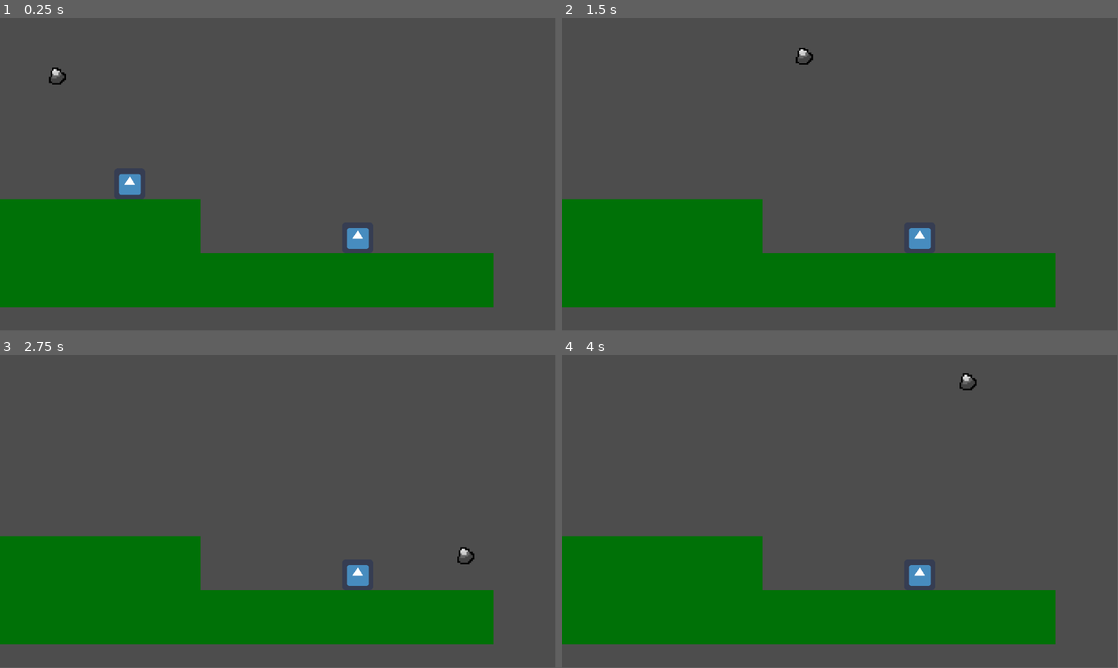
Above: before the commit, frames 1-4 (two rows, left to right).
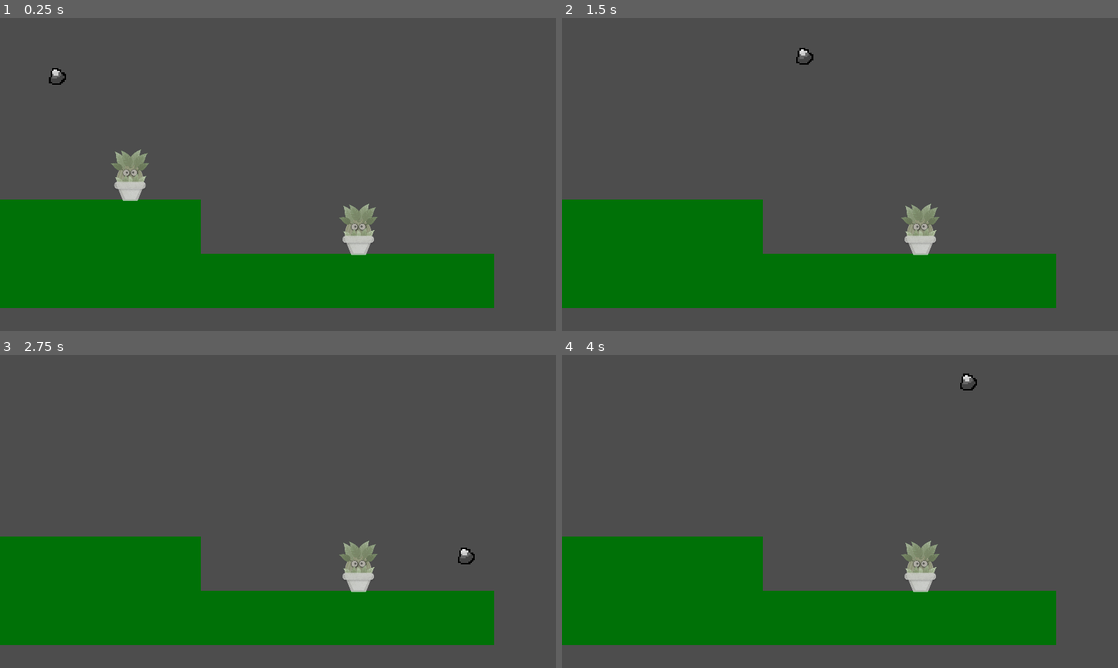
Above: after the commit, the same moments.

Repository: TheNerm/Winter_Game_Jam_23
Game: Godot game, scene res://DemoScene.tscn
Two runs of this game, one before a commit and one after it. Both use one fixed random seed, a clock stepped at 60 frames per second and the inputs below. The engine's default icon, where the game draws it, is replaced by a stand-in: a white triangle on a blue panel in a dark square.
Inputs:
- Up to frame 1 (0.25 s): no input
- Up to frame 2 (1.5 s): no input
- Up to frame 3 (2.75 s): no input
- Up to frame 4 (4 s): tap Enter at 2.75 s
The window is 799x449 before the commit and 800x450 after it. Grey fills any space a smaller window leaves; there, only what the larger window draws over its background counts as a difference.

The runs differ from the first frame. In frame 1, 1.9% of the frame differs, in the area x 0-89%, y 15-93%; in frame 2, 1.2%; in frame 3, 1.2%; in frame 4, 1.2%.

Commit message:
Trixi is here

Diff:
--- a/DemoScene.tscn
+++ b/DemoScene.tscn
@@ -6,7 +6,8 @@
 [ext_resource type="AudioStream" uid="uid://b6n3x0l2x32gi" path="res://shield-parry-smb.mp3" id="4_31jlg"]
 [ext_resource type="Script" path="res://stone.gd" id="4_eo6xm"]
 [ext_resource type="AudioStream" uid="uid://cgalw2jafehtt" path="res://parry_4.wav" id="5_3dopf"]
-[ext_resource type="Texture2D" uid="uid://bhpuvpj4lcaix" path="res://stone.png" id="5_gqejg"]
+[ext_resource type="Texture2D" uid="uid://bhpuvpj4lcaix" path="res://Art/stone.png" id="5_gqejg"]
+[ext_resource type="PackedScene" uid="uid://di4giu3jd6hn8" path="res://trixi.tscn" id="6_vchgi"]
 
 [sub_resource type="RectangleShape2D" id="1"]
 size = Vector2(1024, 112)
@@ -88,7 +89,12 @@
 input_jump = "P2jump"
 input_parry = "P2parry"
 
+[node name="Trixi" parent="player2" instance=ExtResource("6_vchgi")]
+position = Vector2(-111, -70)
+scale = Vector2(0.475, 0.475)
+
 [node name="icon" type="Sprite2D" parent="player2"]
+visible = false
 texture = ExtResource("2")
 
 [node name="CollisionShape2D" type="CollisionShape2D" parent="player2"]
@@ -132,7 +138,12 @@
 input_parry = "P1parry"
 
 [node name="icon" type="Sprite2D" parent="player1"]
+visible = false
 texture = ExtResource("2")
+
+[node name="Trixi" parent="player1" instance=ExtResource("6_vchgi")]
+position = Vector2(-111, -70)
+scale = Vector2(0.475, 0.475)
 
 [node name="CollisionShape2D" type="CollisionShape2D" parent="player1"]
 shape = SubResource("4")
--- a/level_1.tscn
+++ b/level_1.tscn
@@ -7,6 +7,9 @@
 [ext_resource type="Texture2D" uid="uid://diwgbinwqc30f" path="res://Art/ForegroundR.png" id="4_1ixrh"]
 [ext_resource type="Texture2D" uid="uid://bt58d4bnpesbc" path="res://Art/CoconutTree2.png" id="4_5ak7p"]
 [ext_resource type="Texture2D" uid="uid://b1csxsd54o7hy" path="res://Art/rays.png" id="7_4c2e7"]
+[ext_resource type="PackedScene" uid="uid://dy62mlujliu06" path="res://platform.tscn" id="8_0x4y7"]
+
+[sub_resource type="CanvasTexture" id="CanvasTexture_4hnob"]
 
 [node name="Level1" type="Node2D"]
 
@@ -56,3 +59,33 @@
 position = Vector2(684.625, 397.875)
 scale = Vector2(0.63857, 0.512783)
 texture = ExtResource("7_4c2e7")
+
+[node name="Sprite2D" type="Sprite2D" parent="."]
+modulate = Color(0.317647, 0.419608, 0.466667, 0.180392)
+position = Vector2(571.5, 342.5)
+scale = Vector2(1215, 755)
+texture = SubResource("CanvasTexture_4hnob")
+
+[node name="Platform" parent="." instance=ExtResource("8_0x4y7")]
+position = Vector2(839, 371)
+
+[node name="Platform2" parent="." instance=ExtResource("8_0x4y7")]
+position = Vector2(463, 381)
+
+[node name="Platform3" parent="." instance=ExtResource("8_0x4y7")]
+position = Vector2(130, 291)
+
+[node name="Platform4" parent="." instance=ExtResource("8_0x4y7")]
+position = Vector2(558, 196)
+
+[node name="Platform5" parent="." instance=ExtResource("8_0x4y7")]
+position = Vector2(289, 156)
+
+[node name="Platform6" parent="." instance=ExtResource("8_0x4y7")]
+position = Vector2(690, 471)
+
+[node name="Platform7" parent="." instance=ExtResource("8_0x4y7")]
+position = Vector2(246, 453)
+
+[node name="Platform8" parent="." instance=ExtResource("8_0x4y7")]
+position = Vector2(786, 151)
--- a/platform.tscn
+++ b/platform.tscn
@@ -9,6 +9,7 @@
 size = Vector2(336, 75)
 
 [node name="Platform" type="StaticBody2D"]
+scale = Vector2(0.35, 0.35)
 script = ExtResource("1_0nutd")
 
 [node name="CollisionShape2D" type="CollisionShape2D" parent="."]
@@ -20,9 +21,11 @@
 texture = ExtResource("2_vpn82")
 
 [node name="PlatformCracked1" type="Sprite2D" parent="."]
+visible = false
 position = Vector2(246, 80)
 texture = ExtResource("3_sppj6")
 
 [node name="PlatformCracked2" type="Sprite2D" parent="."]
+visible = false
 position = Vector2(243, 90)
 texture = ExtResource("4_ox5mg")
--- a/project.godot
+++ b/project.godot
@@ -14,6 +14,10 @@
 run/main_scene="res://DemoScene.tscn"
 config/features=PackedStringArray("4.2", "GL Compatibility")
 config/icon="res://icon.svg"
+
+[display]
+
+window/stretch/mode="canvas_items"
 
 [input]
 
@@ -35,12 +39,6 @@
 , Object(InputEventJoypadMotion,"resource_local_to_scene":false,"resource_name":"","device":0,"axis":0,"axis_value":-1.0,"script":null)
 ]
 }
-P2parry={
-"deadzone": 0.5,
-"events": [Object(InputEventJoypadButton,"resource_local_to_scene":false,"resource_name":"","device":0,"button_index":0,"pressure":0.0,"pressed":false,"script":null)
-, Object(InputEventKey,"resource_local_to_scene":false,"resource_name":"","device":-1,"window_id":0,"alt_pressed":false,"shift_pressed":false,"ctrl_pressed":false,"meta_pressed":false,"pressed":false,"keycode":0,"physical_keycode":4194322,"key_label":0,"unicode":0,"echo":false,"script":null)
-]
-}
 P1jump={
 "deadzone": 0.5,
 "events": [Object(InputEventKey,"resource_local_to_scene":false,"resource_name":"","device":-1,"window_id":0,"alt_pressed":false,"shift_pressed":false,"ctrl_pressed":false,"meta_pressed":false,"pressed":false,"keycode":0,"physical_keycode":87,"key_label":0,"unicode":119,"echo":false,"script":null)
@@ -59,6 +57,12 @@
 , Object(InputEventJoypadMotion,"resource_local_to_scene":false,"resource_name":"","device":1,"axis":0,"axis_value":-1.0,"script":null)
 ]
 }
+P2parry={
+"deadzone": 0.5,
+"events": [Object(InputEventJoypadButton,"resource_local_to_scene":false,"resource_name":"","device":0,"button_index":0,"pressure":0.0,"pressed":false,"script":null)
+, Object(InputEventKey,"resource_local_to_scene":false,"resource_name":"","device":-1,"window_id":0,"alt_pressed":false,"shift_pressed":false,"ctrl_pressed":false,"meta_pressed":false,"pressed":false,"keycode":0,"physical_keycode":4194322,"key_label":0,"unicode":0,"echo":false,"script":null)
+]
+}
 P1parry={
 "deadzone": 0.5,
 "events": [Object(InputEventKey,"resource_local_to_scene":false,"resource_name":"","device":-1,"window_id":0,"alt_pressed":false,"shift_pressed":false,"ctrl_pressed":false,"meta_pressed":false,"pressed":false,"keycode":0,"physical_keycode":83,"key_label":0,"unicode":115,"echo":false,"script":null)
--- /dev/null
+++ b/trixi.tscn
@@ -0,0 +1,21 @@
+[gd_scene load_steps=4 format=3 uid="uid://di4giu3jd6hn8"]
+
+[ext_resource type="Texture2D" uid="uid://cs2tvv32ctmmp" path="res://Art/Trixi_Head.png" id="1_xhue5"]
+[ext_resource type="Texture2D" uid="uid://b6cuanaumqy2c" path="res://Art/Trixi_Hair.png" id="2_lcxdi"]
+[ext_resource type="Texture2D" uid="uid://cs2ygamg4clrm" path="res://Art/Trixi_Pot.png" id="3_qulnh"]
+
+[node name="Trixi" type="Node2D"]
+
+[node name="TrixiHead" type="Sprite2D" parent="."]
+self_modulate = Color(0.85098, 0.843137, 0.8, 1)
+position = Vector2(234, 104)
+texture = ExtResource("1_xhue5")
+
+[node name="TrixiHair" type="Sprite2D" parent="TrixiHead"]
+self_modulate = Color(0.839216, 0.858824, 0.831373, 1)
+position = Vector2(-4, -62)
+texture = ExtResource("2_lcxdi")
+
+[node name="TrixiPot" type="Sprite2D" parent="."]
+position = Vector2(239, 161)
+texture = ExtResource("3_qulnh")
Not shown: 1 places in DemoScene.tscn that only renumber resources
Not shown: 1 places in level_1.tscn that only renumber resources
